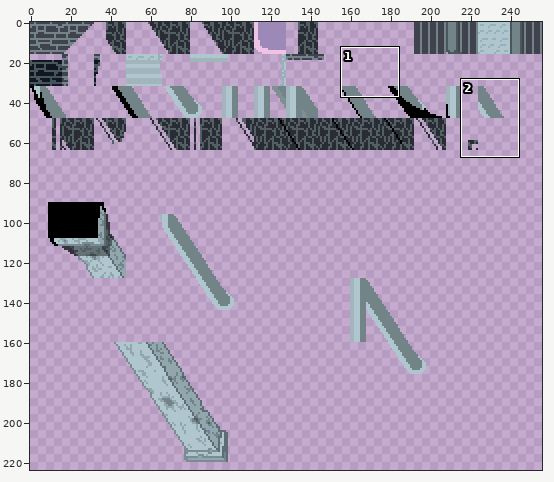
Sprite sheet: assets/tiles/coreroom/tilecoreroom.png. Above: a wide view before the commit, with the close-up outlined.
Close-up. Before the commit:
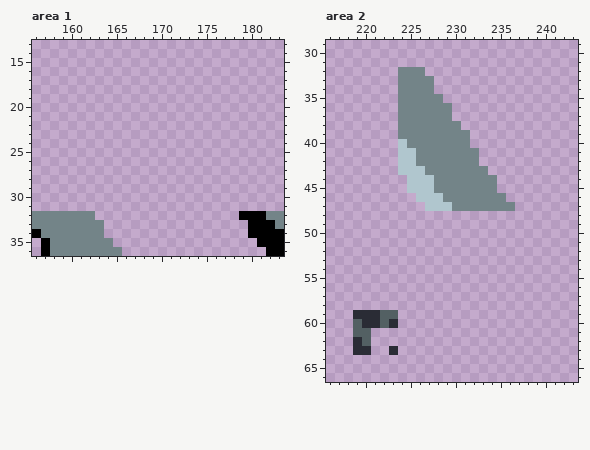
The file is 256x256 pixels. Colours within 5 levels of each other are drawn and written as one. Shown: area 1: x 156..183, y 13..36; area 2: x 216..243, y 29..66. The wide view leaves out empty margins.
The same view after the edit:
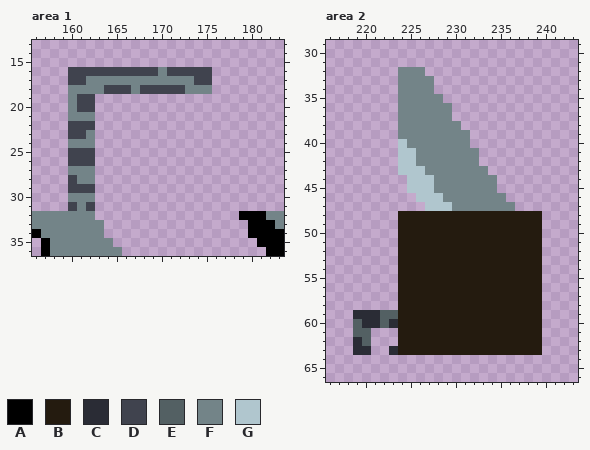
Palette (. is transparent): A #000000  B #241b0f  C #2a2c35  D #40434e  E #536063  F #738488  G #b0c6ce
Edits made:
--- area 1
@@ x 156..183 @@
 15 ............................
-16 ............................
-17 ............................
-18 ............................
-19 ............................
-20 ............................
-21 ............................
-22 ............................
-23 ............................
-24 ............................
-25 ............................
-26 ............................
-27 ............................
-28 ............................
-29 ............................
-30 ............................
-31 ............................
+16 ....DDDDDDDDDDFDDDDD........
+17 ....DDFFFFFFFFFFFFDD........
+18 ....FFFFDDDFDDDDDFFF........
+19 ....FDD.....................
+20 ....FDD.....................
+21 ....FFF.....................
+22 ....DDD.....................
+23 ....DDF.....................
+24 ....FFF.....................
+25 ....DDD.....................
+26 ....DDD.....................
+27 ....FFF.....................
+28 ....DFF.....................
+29 ....DDD.....................
+30 ....FFF.....................
+31 ....DFD.....................
 32 FFFFFFF................AAAFF
--- area 2
@@ x 216..243 @@
 47 ...........GGGFFFFFFF.......
-48 ............................
-49 ............................
-50 ............................
-51 ............................
-52 ............................
-53 ............................
-54 ............................
-55 ............................
-56 ............................
-57 ............................
-58 ............................
-59 ...CCCEE....................
-60 ...ECCEC....................
-61 ...EE.......................
-62 ...CE.......................
-63 ...CC..C....................
+48 ........BBBBBBBBBBBBBBBB....
+49 ........BBBBBBBBBBBBBBBB....
+50 ........BBBBBBBBBBBBBBBB....
+51 ........BBBBBBBBBBBBBBBB....
+52 ........BBBBBBBBBBBBBBBB....
+53 ........BBBBBBBBBBBBBBBB....
+54 ........BBBBBBBBBBBBBBBB....
+55 ........BBBBBBBBBBBBBBBB....
+56 ........BBBBBBBBBBBBBBBB....
+57 ........BBBBBBBBBBBBBBBB....
+58 ........BBBBBBBBBBBBBBBB....
+59 ...CCCEEBBBBBBBBBBBBBBBB....
+60 ...ECCECBBBBBBBBBBBBBBBB....
+61 ...EE...BBBBBBBBBBBBBBBB....
+62 ...CE...BBBBBBBBBBBBBBBB....
+63 ...CC..CBBBBBBBBBBBBBBBB....
 64 ............................
Pixel boxes of the changes (left, top, right, bottom) in both close-ups:
added: (68, 67, 212, 211)
added: (398, 211, 542, 355)
